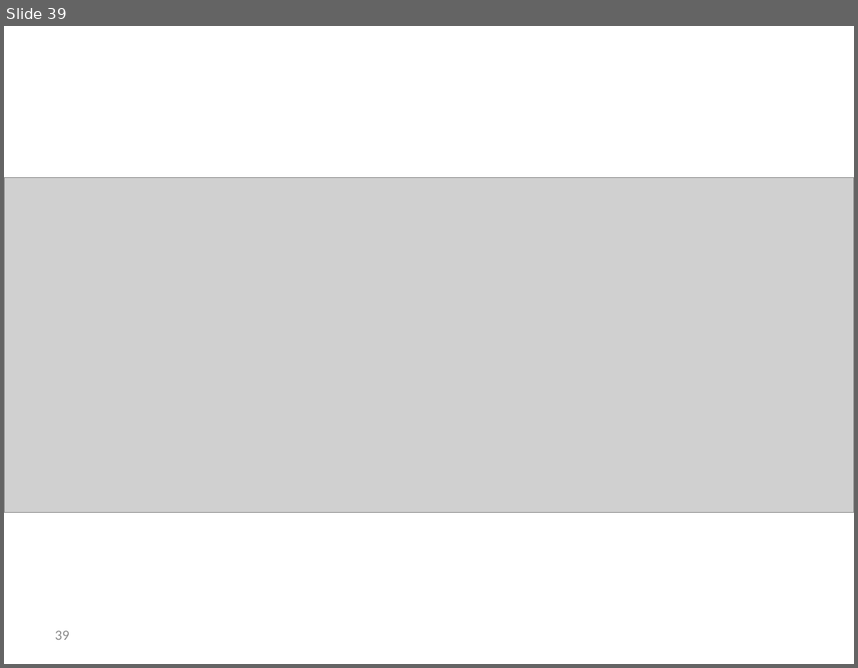
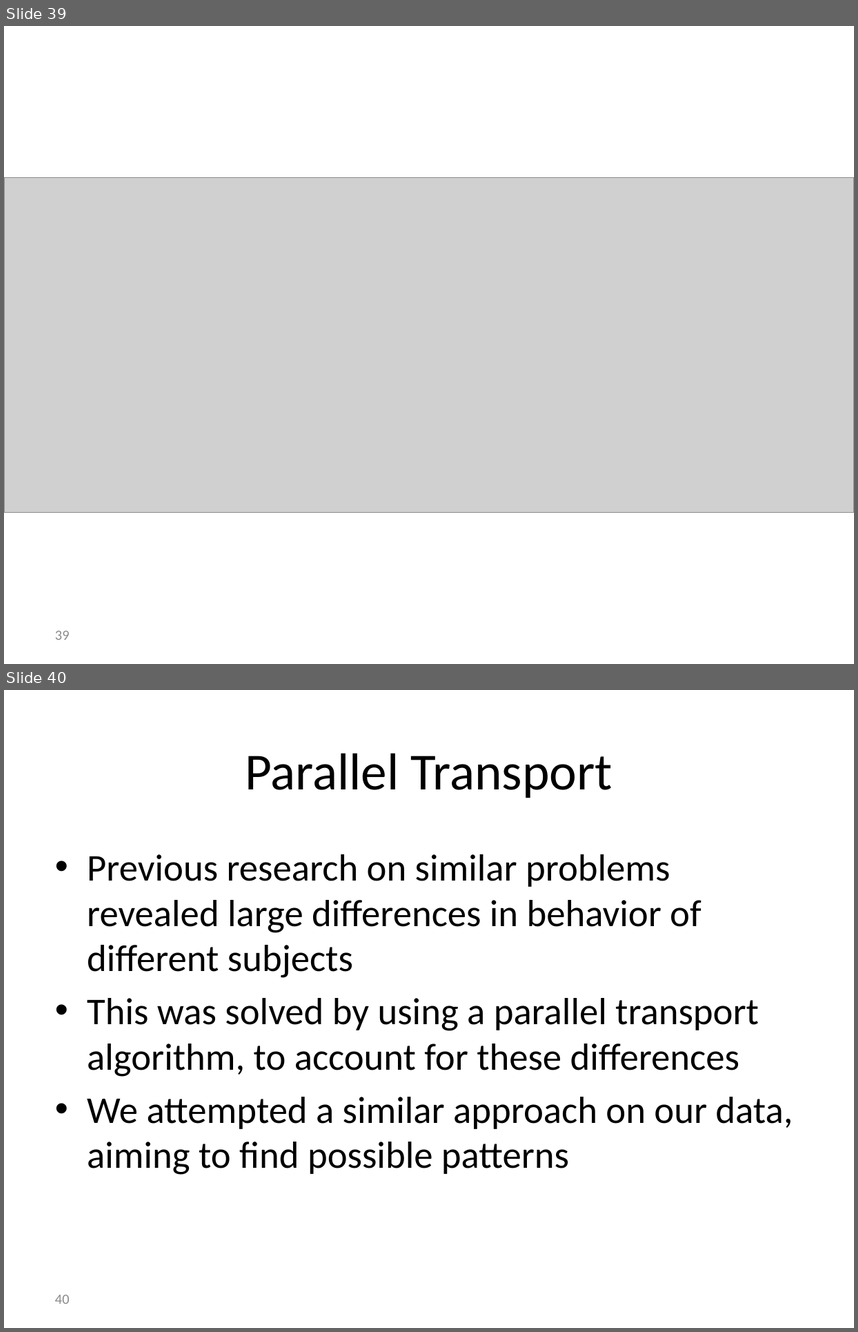
Before and after one commit to reggevlivney/BrainSway, a slide deck: BrainSway_Final_Presentation.pptx. Shown one above the other, each under a label of ours: slide 39 before the commit, slides 39 and 40 after it. The pictures are 858x668 and 858x1332 pixels, drawn with LibreOffice and Linux fonts; fonts in the diff are those of the drawing; grey boxes stand for pictures; background and template pictures are left out. Boxes give left, top, right and bottom in pixels: in the first picture for what was removed or moved away, otherwise in the second. Text is boxed around its words. In the diff, an @@ line names an element or a change of style, - is before the commit and + after.

```diff
--- a/BrainSway_Final_Presentation.pptx
+++ b/BrainSway_Final_Presentation.pptx
@@ slide 40 added at (4, 690, 854, 1328), background #FFFFFF @@
@@ title added at (245, 753, 613, 798), 44 pt, text #000000 @@
+Parallel Transport
@@ text added at (87, 854, 793, 1174), 32 pt, text #000000 @@
+• Previous research on similar problems revealed large differences in behavior of different subjects
+• This was solved by using a parallel transport algorithm, to account for these differences
+• We attempted a similar approach on our data, aiming to find possible patterns
@@ page number added at (55, 1294, 70, 1303), 12 pt, text #8C8C8C @@
+40
```
Also in this commit, not shown: 1 other slide added, 1 other file.
